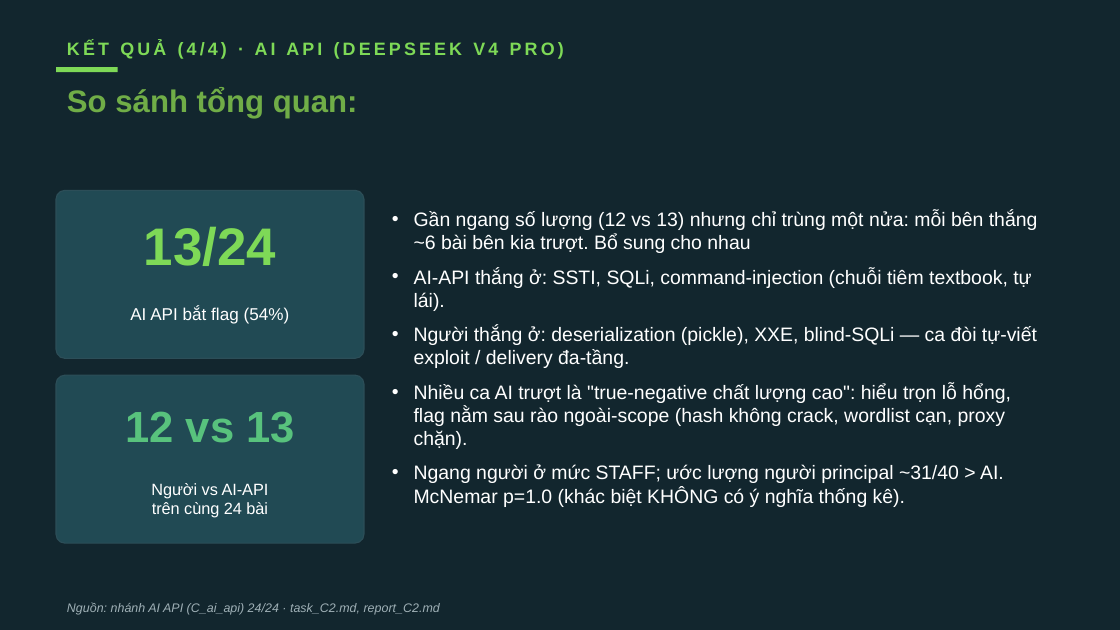
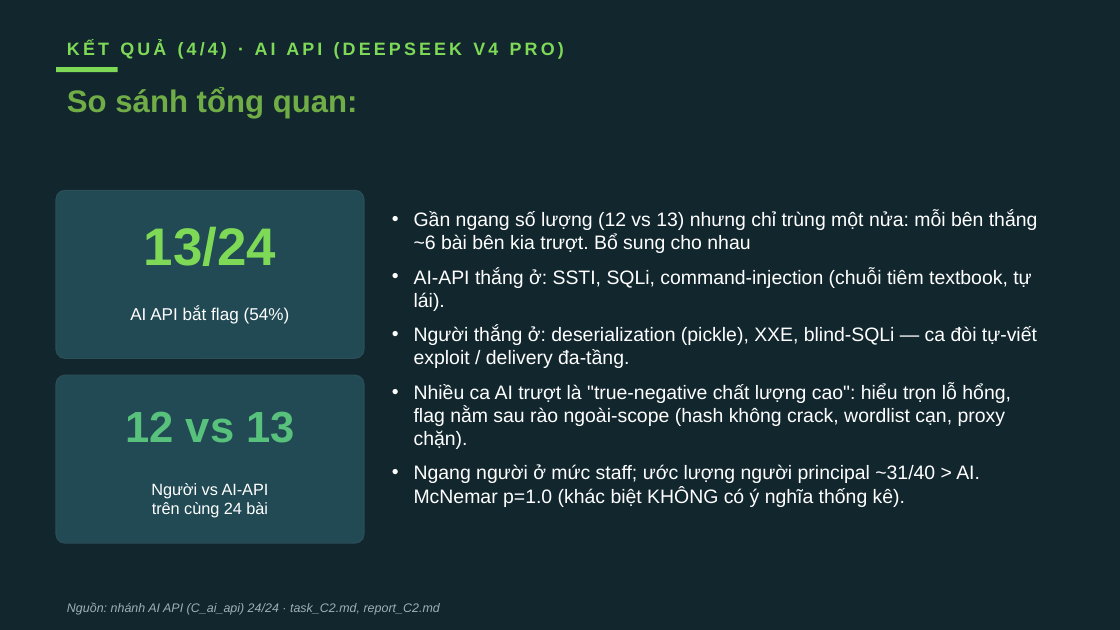
Before and after one commit to VuNguyenBinh/KLTN-FA26, a slide deck: slide 16 of Slide/KTLN_slide.pptx (slide 15 before the commit). Drawn at 1120x630 pixels with LibreOffice and Linux fonts; fonts in the diff are those of the drawing. Boxes give left, top, right and bottom in pixels: in the first picture for what was removed or moved away, otherwise in the second. Text is boxed around its words. In the diff, an @@ line names an element or a change of style, - is before the commit and + after.

```diff
--- a/Slide/KTLN_slide.pptx
+++ b/Slide/KTLN_slide.pptx
@@ text at (414, 464, 980, 507): text changed @@
-• Ngang người ở mức STAFF; ước lượng người principal ~31/40 > AI. McNemar p=1.0 (khác biệt KHÔNG có ý nghĩa thống kê).
+• Ngang người ở mức staff; ước lượng người principal ~31/40 > AI. McNemar p=1.0 (khác biệt KHÔNG có ý nghĩa thống kê).
```
Also in this commit, not shown: 1 other slide changed, 1 slide added.
